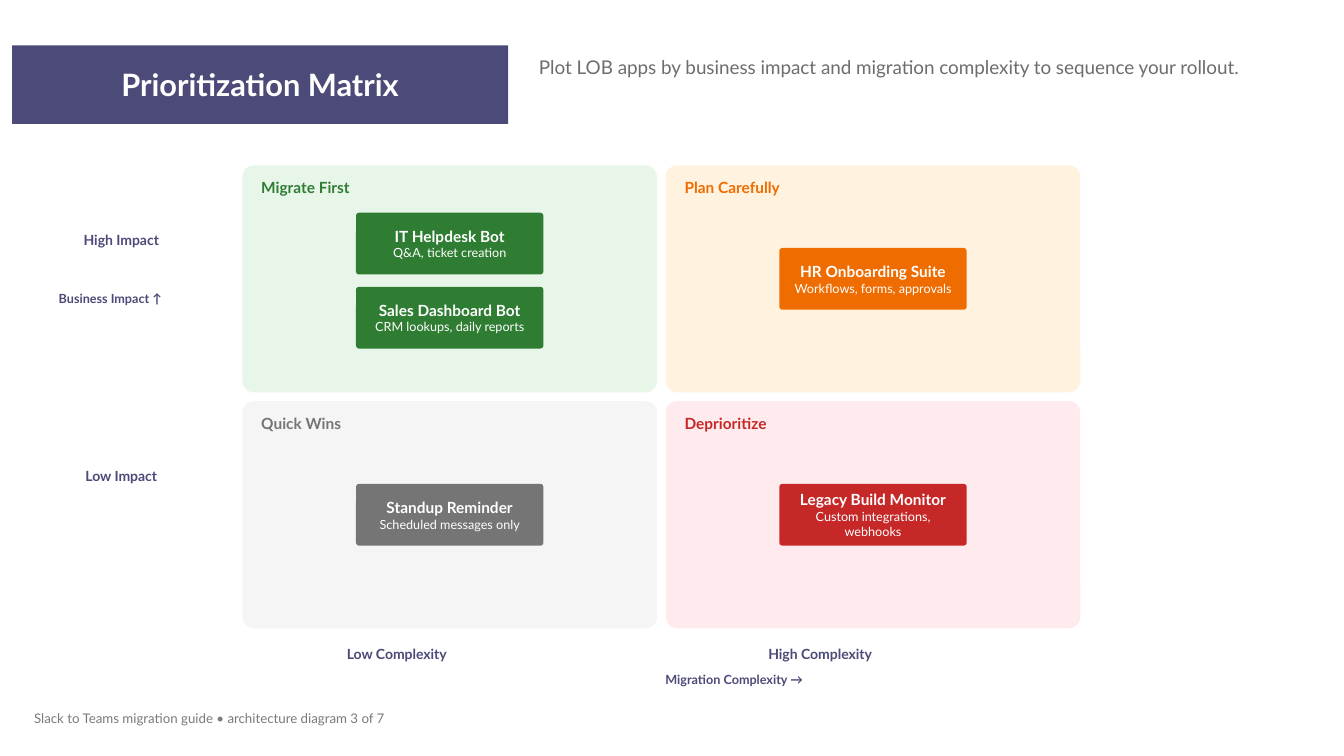
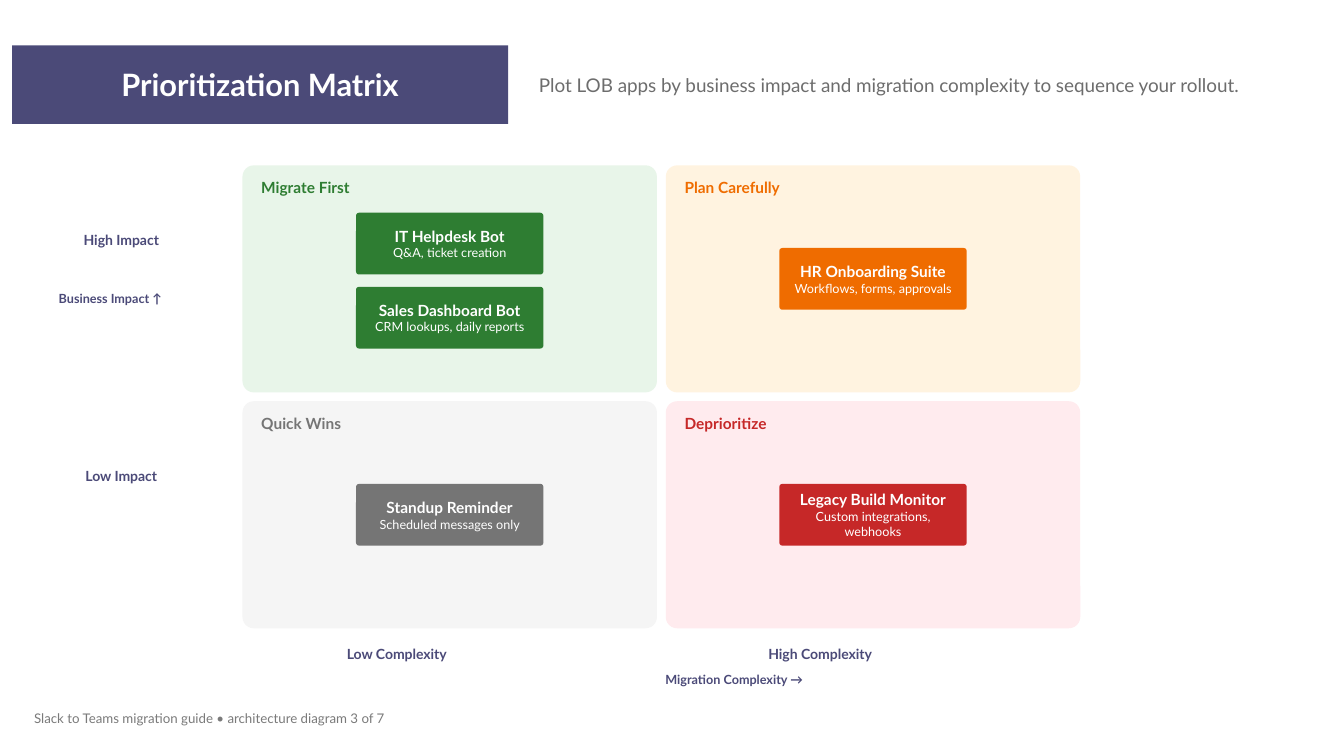
Before and after one commit to microsoft/slack-plus-teams, a slide deck: slide 3 of docs/slack-plus-teams-architecture.pptx. Drawn at 1344x756 pixels with LibreOffice and Linux fonts; fonts in the diff are those of the drawing. Boxes give left, top, right and bottom in pixels: in the first picture for what was removed or moved away, otherwise in the second. Text is boxed around its words. In the diff, an @@ line names an element or a change of style, - is before the commit and + after.

Commit message:
finished draft migration guide

```diff
--- a/docs/slack-plus-teams-architecture.pptx
+++ b/docs/slack-plus-teams-architecture.pptx
@@ text "Plot LOB apps by business ..." moved from (x1=539, y1=60, x2=1238, y2=78) to (x1=539, y1=78, x2=1238, y2=96) @@
```
Also in this commit, not shown: 1 other slide changed, 1 slide added, 5 other files.
